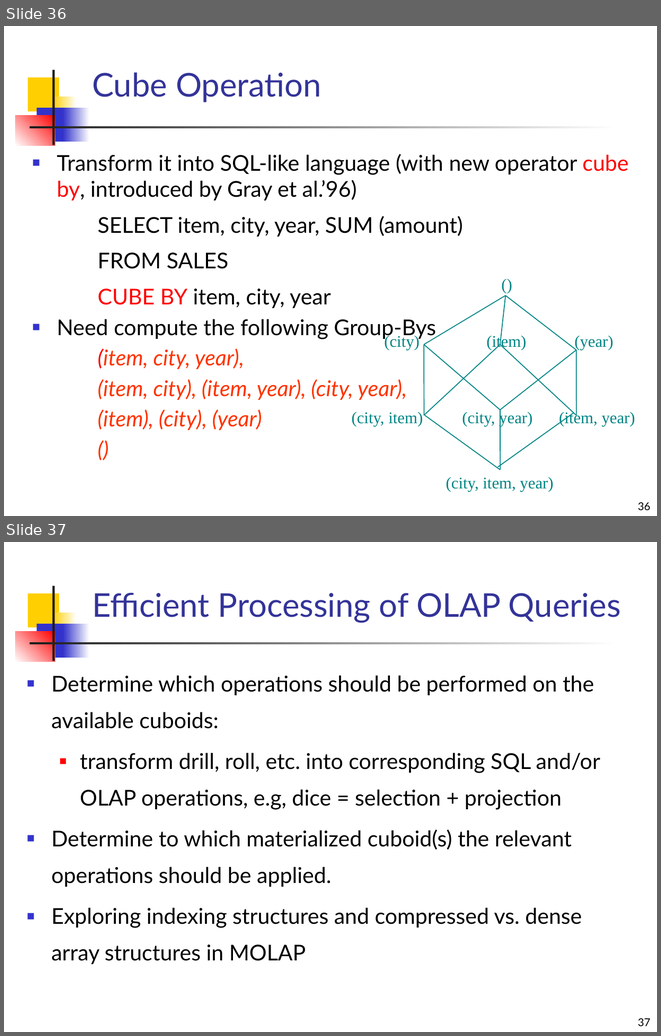
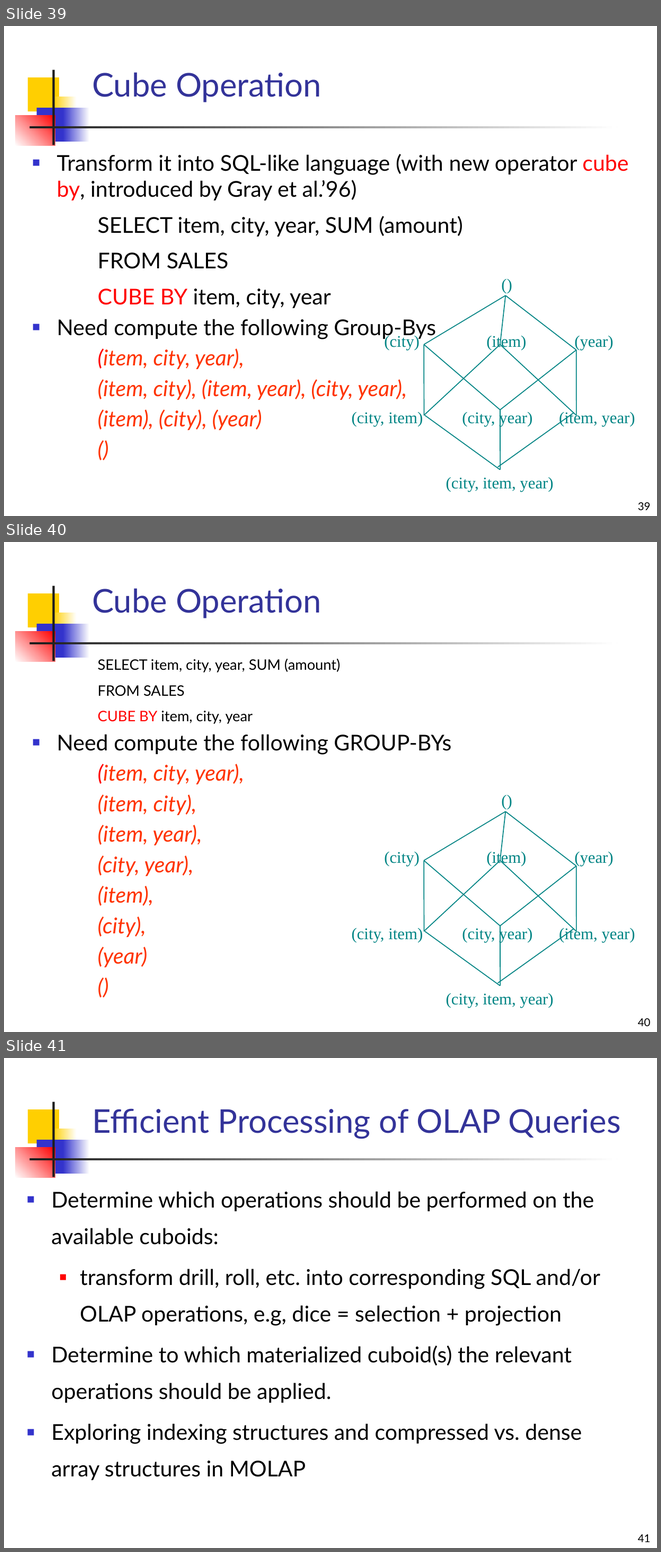
Before and after one commit to mahmoudparsian/data-warehousing-and-business-intelligence, a slide deck: resources/class_lectures/review/introduction_to_data_warehousing.pptx. Shown one above the other, each under a label of ours: slides 36 and 37 before the commit, slides 39, 40 and 41 after it. The pictures are 661x1036 and 661x1552 pixels, drawn with LibreOffice and Linux fonts; fonts in the diff are those of the drawing. Boxes give left, top, right and bottom in pixels: in the first picture for what was removed or moved away, otherwise in the second. Text is boxed around its words. In the diff, an @@ line names an element or a change of style, - is before the commit and + after.

```diff
--- a/resources/class_lectures/review/introduction_to_data_warehousing.pptx
+++ b/resources/class_lectures/review/introduction_to_data_warehousing.pptx
@@ slide 40 added at box(4, 542, 657, 1032), background #FFFFFF; not listed: 7 template elements that a slide beside it also shows @@
@@ title added at box(92, 588, 321, 618), 36 pt, text #333399 @@
+Cube Operation
@@ text added at box(57, 659, 451, 967), 24 pt, text #000000 @@
+    SELECT item, city, year, SUM (amount)
+    FROM SALES
+    CUBE BY item, city, year
+■ Need compute the following GROUP-BYs
+    (item, city, year),
+    (item, city),
+    (item, year),
+    (city, year),
+    (item),
+    (city),
+    (year)
+    ()
@@ text added at box(494, 787, 519, 813), 18 pt, text #008484 @@
+()
@@ line added from (424, 861) to (505, 811), #008484 1 pt @@
@@ line added from (505, 811) to (500, 861), #008484 1 pt @@
@@ line added from (576, 866) to (505, 811), #008484 1 pt @@
@@ text added at box(384, 852, 420, 866), 18 pt, text #008484 @@
+(city)
@@ text added at box(486, 850, 526, 866), 18 pt, text #008484 @@
+(item)
@@ text added at box(574, 852, 613, 866), 18 pt, text #008484 @@
+(year)
@@ line added from (424, 861) to (424, 931), #008484 1 pt @@
@@ line added from (424, 861) to (500, 926), #008484 1 pt @@
@@ line added from (424, 931) to (500, 861), #008484 1 pt @@
@@ line added from (500, 861) to (576, 931), #008484 1 pt @@
@@ line added from (500, 926) to (576, 866), #008484 1 pt @@
@@ line added from (576, 866) to (576, 931), #008484 1 pt @@
@@ text added at box(352, 928, 423, 942), 18 pt, text #008484 @@
+(city, item)
@@ freeform shape added at box(424, 931, 500, 986), outline #008484 1 pt @@
@@ text added at box(462, 926, 532, 942), 18 pt, text #008484 @@
+(city, year)
@@ line added from (497, 983) to (574, 928), #008484 1 pt @@
@@ line added from (500, 986) to (500, 926), #008484 1 pt @@
@@ text added at box(559, 926, 635, 942), 18 pt, text #008484 @@
+(item, year)
@@ text added at box(446, 993, 553, 1007), 18 pt, text #008484 @@
+(city, item, year)
@@ page number added at box(638, 1018, 651, 1026), 12 pt, text #000000 @@
+40
@@ what was slide 36 is now slide 39 @@
@@ page number at box(638, 502, 651, 510): text changed @@
-36
+39
@@ what was slide 37 is now slide 41 @@
@@ page number at box(638, 1534, 651, 1542): text changed @@
-37
+41
```
Also in this commit, not shown: 8 slides changed, 3 other slides added.
